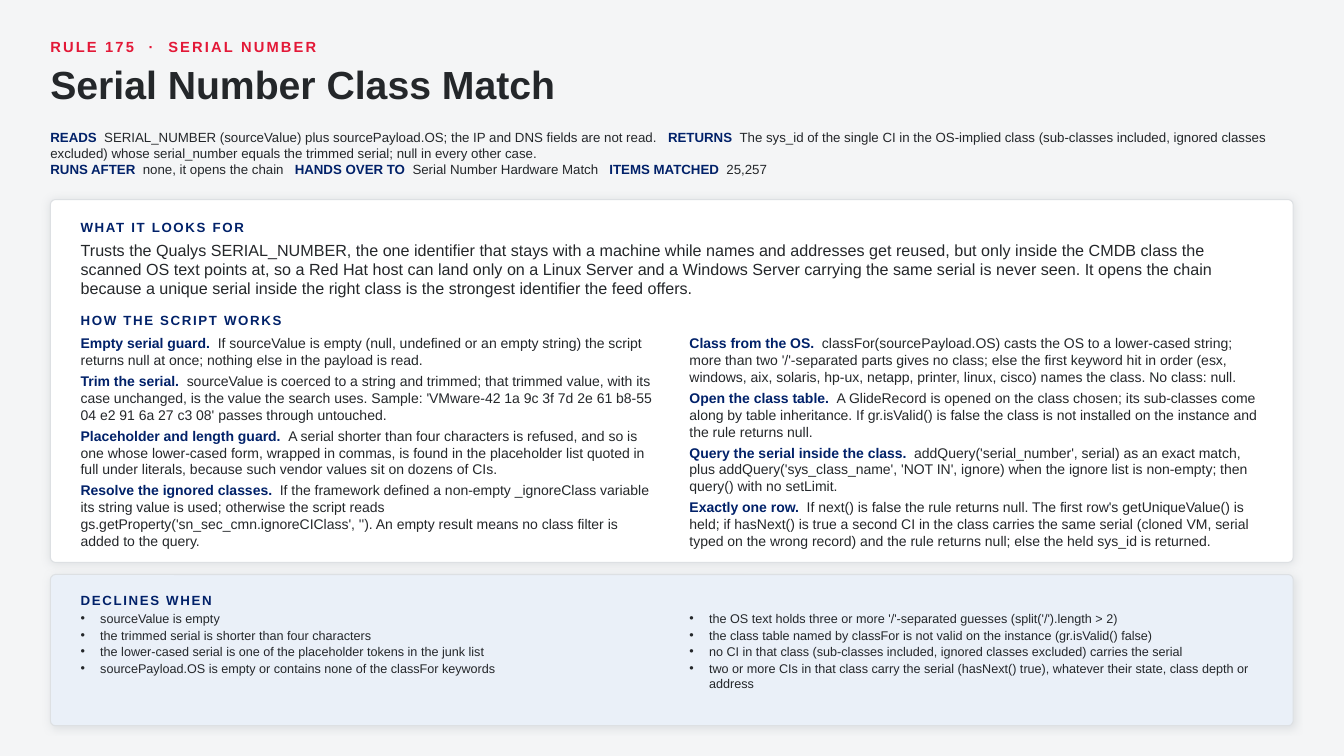
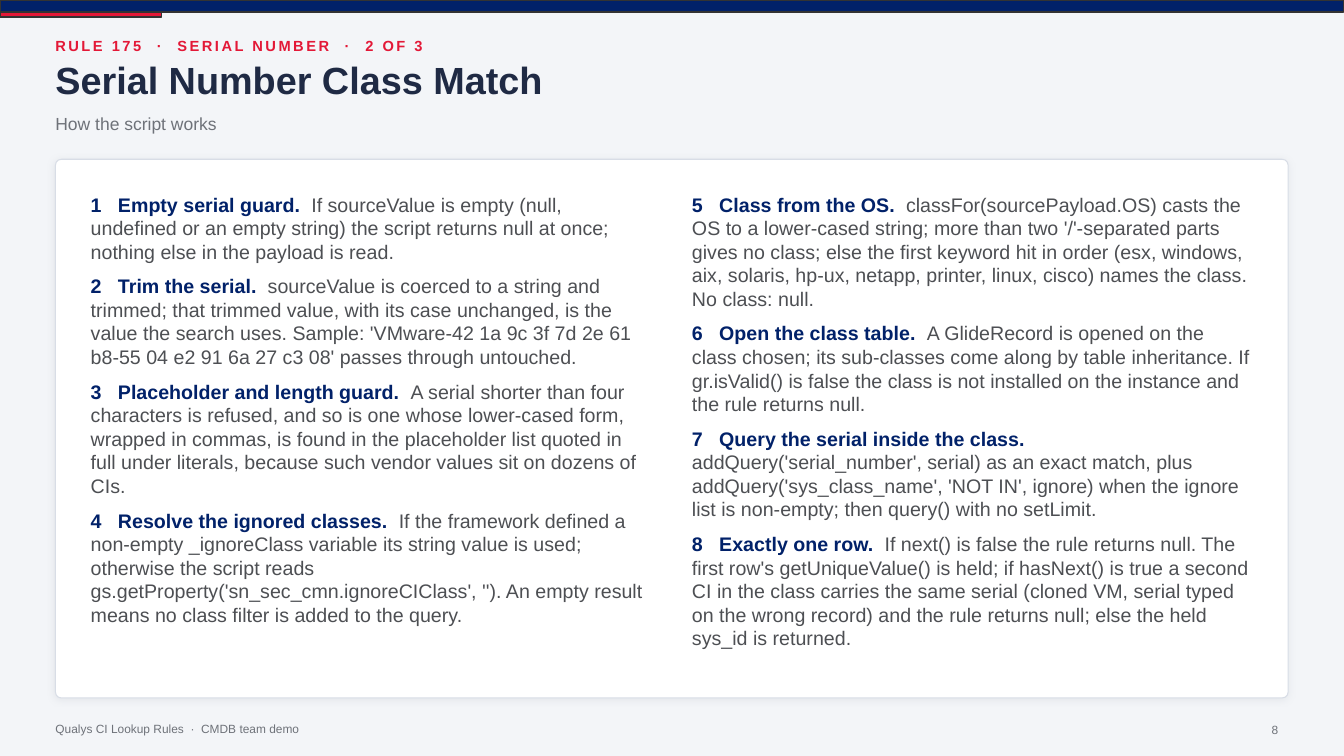
Before and after one commit to singhmihir/py, a slide deck: slide 8 of stories/qualys-ci-lookup-rules/Qualys CI Lookup Rules - CMDB Team Demo.pptx (slide 5 before the commit). Drawn at 1344x756 pixels with LibreOffice and Linux fonts; fonts in the diff are those of the drawing. Boxes give left, top, right and bottom in pixels: in the first picture for what was removed or moved away, otherwise in the second. Text is boxed around its words. In the diff, an @@ line names an element or a change of style, - is before the commit and + after.

```diff
--- a/stories/qualys-ci-lookup-rules/Qualys CI Lookup Rules - CMDB Team Demo.pptx
+++ b/stories/qualys-ci-lookup-rules/Qualys CI Lookup Rules - CMDB Team Demo.pptx
@@ background #F4F5F6 to #F3F5F8 @@
@@ rectangle added at [0,0,1344,12], fill #012169, outline #333333 1 pt @@
@@ rectangle added at [0,12,161,17], fill #E31837, outline #333333 1 pt @@
@@ text "Serial Number Class Match" at [55,66,542,95]: size 28 to 27 pt, text colour #24272A to #1F2A44 @@
@@ text at [55,40,422,51]: text changed @@
-RULE 175 · SERIAL NUMBER
+RULE 175 · SERIAL NUMBER · 2 OF 3
@@ text at [55,117,217,134]: text changed; size 9.5 to 12.5 pt; text colour #012169 to #6E7279; bold off @@
-HOW THE SCRIPT WORKS
+How the script works
@@ text "How the script works" at [55,117,217,134]: vertical alignment middle to top @@
@@ text removed at [50,132,1266,177] @@
-READS SERIAL_NUMBER (sourceValue) plus sourcePayload.OS; the IP and DNS fields are not read. RETURNS The sys_id of the single CI in the OS-implied class (sub-classes included, ignored classes excluded) whose serial_number equals the trimmed serial; null in every other case.
-RUNS AFTER none, it opens the chain HANDS OVER TO Serial Number Hardware Match ITEMS MATCHED 25,257
@@ rounded rectangle: place and size @@
-rounded rectangle at [50,200,1294,563]
+rounded rectangle at [55,159,1289,698]
@@ rounded rectangle at [55,159,1289,698]: outline #DDE0E3 0.75 pt to #D8DDE6 0.75 pt; shadow changed; proportions changed @@
@@ text at [91,197,642,626]: text changed; size 10 to 14 pt; text colour #24272A to #4D4F53 @@
-• Empty serial guard. If sourceValue is empty (null, undefined or an empty string) the script returns null at once; nothing else in the payload is read.
-• Trim the serial. sourceValue is coerced to a string and trimmed; that trimmed value, with its case unchanged, is the value the search uses. Sample: 'VMware-42 1a 9c 3f 7d 2e 61 b8-55 04 e2 91 6a 27 c3 08' passes through untouched.
-• Placeholder and length guard. A serial shorter than four characters is refused, and so is one whose lower-cased form, wrapped in commas, is found in the placeholder list quoted in full under literals, because such vendor values sit on dozens of CIs.
-• Resolve the ignored classes. If the framework defined a non-empty _ignoreClass variable its string value is used; otherwise the script reads gs.getProperty('sn_sec_cmn.ignoreCIClass', ''). An empty result means no class filter is added to the query.
+1 Empty serial guard. If sourceValue is empty (null, undefined or an empty string) the script returns null at once; nothing else in the payload is read.
+2 Trim the serial. sourceValue is coerced to a string and trimmed; that trimmed value, with its case unchanged, is the value the search uses. Sample: 'VMware-42 1a 9c 3f 7d 2e 61 b8-55 04 e2 91 6a 27 c3 08' passes through untouched.
+3 Placeholder and length guard. A serial shorter than four characters is refused, and so is one whose lower-cased form, wrapped in commas, is found in the placeholder list quoted in full under literals, because such vendor values sit on dozens of CIs.
+4 Resolve the ignored classes. If the framework defined a non-empty _ignoreClass variable its string value is used; otherwise the script reads gs.getProperty('sn_sec_cmn.ignoreCIClass', ''). An empty result means no class filter is added to the query.
@@ text at [692,197,1249,649]: text changed; size 10 to 14 pt; text colour #24272A to #4D4F53 @@
-• Class from the OS. classFor(sourcePayload.OS) casts the OS to a lower-cased string; more than two '/'-separated parts gives no class; else the first keyword hit in order (esx, windows, aix, solaris, hp-ux, netapp, printer, linux, cisco) names the class. No class: null.
-• Open the class table. A GlideRecord is opened on the class chosen; its sub-classes come along by table inheritance. If gr.isValid() is false the class is not installed on the instance and the rule returns null.
-• Query the serial inside the class. addQuery('serial_number', serial) as an exact match, plus addQuery('sys_class_name', 'NOT IN', ignore) when the ignore list is non-empty; then query() with no setLimit.
-• Exactly one row. If next() is false the rule returns null. The first row's getUniqueValue() is held; if hasNext() is true a second CI in the class carries the same serial (cloned VM, serial typed on the wrong record) and the rule returns null; else the held sys_id is returned.
+5 Class from the OS. classFor(sourcePayload.OS) casts the OS to a lower-cased string; more than two '/'-separated parts gives no class; else the first keyword hit in order (esx, windows, aix, solaris, hp-ux, netapp, printer, linux, cisco) names the class. No class: null.
+6 Open the class table. A GlideRecord is opened on the class chosen; its sub-classes come along by table inheritance. If gr.isValid() is false the class is not installed on the instance and the rule returns null.
+7 Query the serial inside the class. addQuery('serial_number', serial) as an exact match, plus addQuery('sys_class_name', 'NOT IN', ignore) when the ignore list is non-empty; then query() with no setLimit.
+8 Exactly one row. If next() is false the rule returns null. The first row's getUniqueValue() is held; if hasNext() is true a second CI in the class carries the same serial (cloned VM, serial typed on the wrong record) and the rule returns null; else the held sys_id is returned.
@@ text removed at [81,214,1291,240] @@
-WHAT IT LOOKS FOR
@@ text removed at [81,244,1212,298] @@
-Trusts the Qualys SERIAL_NUMBER, the one identifier that stays with a machine while names and addresses get reused, but only inside the CMDB class the scanned OS text points at, so a Red Hat host can land only on a Linux Server and a Windows Server carrying the same serial is never seen. It opens the chain because a unique serial inside the right class is the strongest identifier the feed offers.
@@ rounded rectangle removed at [50,575,1294,726] @@
@@ text removed at [81,595,212,605] @@
-DECLINES WHEN
@@ text removed at [100,614,495,676] @@
-• sourceValue is empty
-• the trimmed serial is shorter than four characters
-• the lower-cased serial is one of the placeholder tokens in the junk list
-• sourcePayload.OS is empty or contains none of the classFor keywords
@@ text removed at [709,614,1248,688] @@
-• the OS text holds three or more '/'-separated guesses (split('/').length > 2)
-• the class table named by classFor is not valid on the instance (gr.isValid() false)
-• no CI in that class (sub-classes included, ignored classes excluded) carries the serial
-• two or more CIs in that class carry the serial (hasNext() true), whatever their state, class depth or address
@@ text added at [55,724,299,736], 8.5 pt, text #6E7279 @@
+Qualys CI Lookup Rules · CMDB team demo
@@ page number added at [1272,726,1279,734], 8.5 pt, text #6E7279 @@
+8
```
Also in this commit, not shown: 85 other slides changed, 48 slides added, 3 other files.
